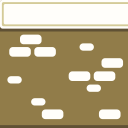
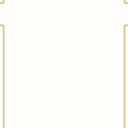
Layers edited between the first and the second 128 x 128 image:
added layer "Calque 88" above "Calque 87" over [0, 0, 128, 128]
hid "Calque 79" over [0, 0, 128, 128]
